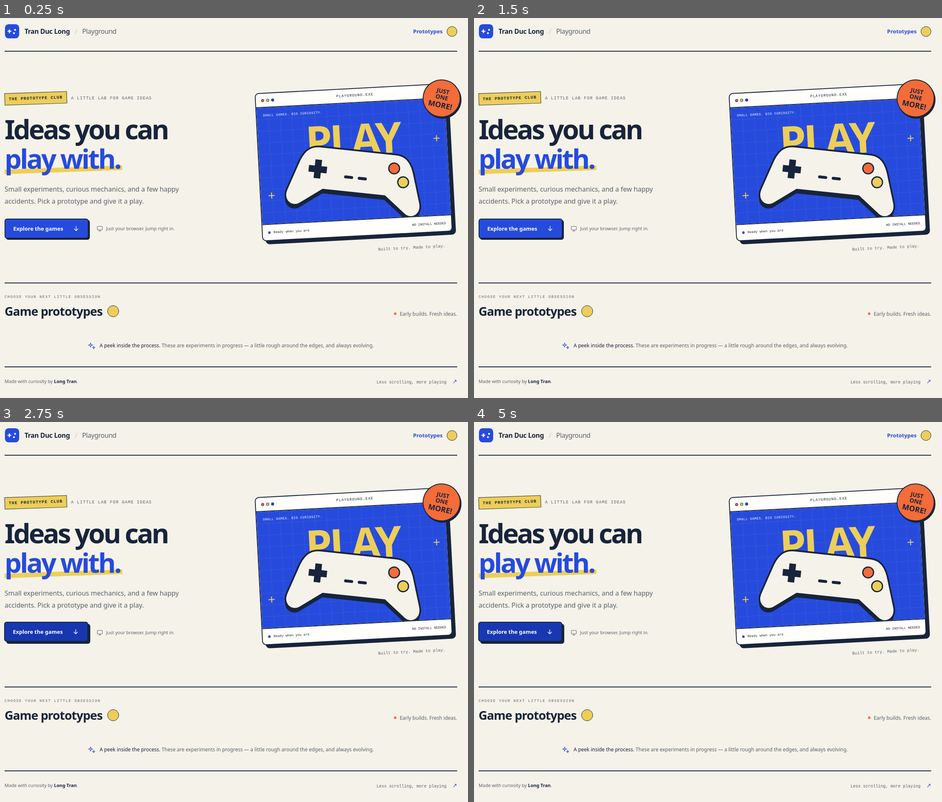
Above: before the commit, frames 1-4 (two rows, left to right).
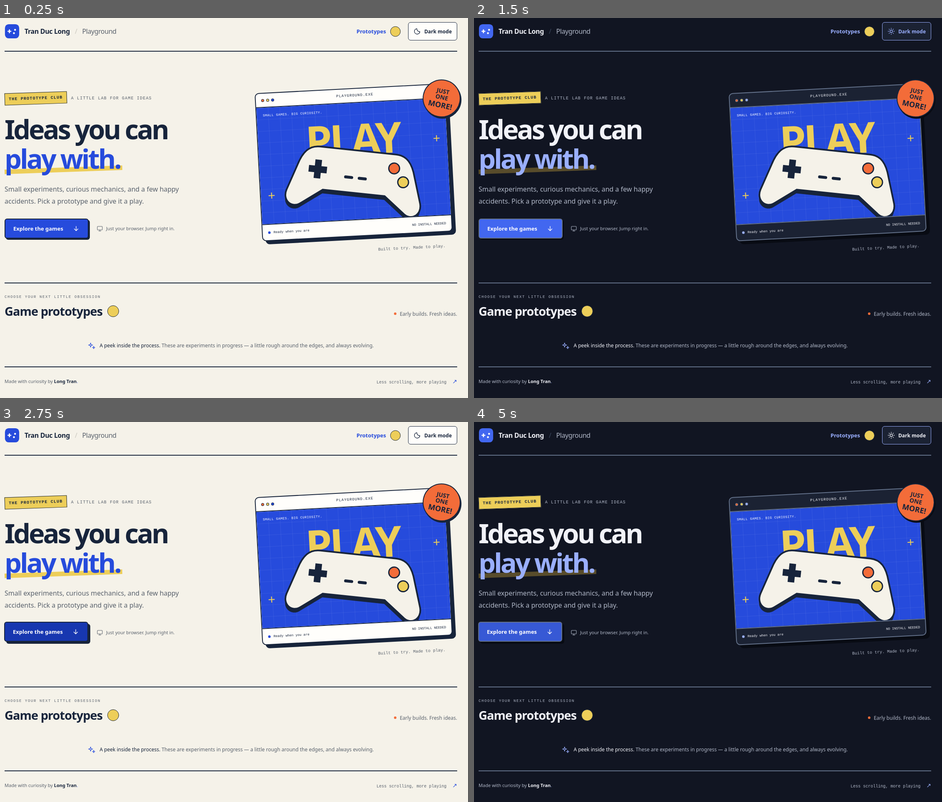
Above: after the commit, the same moments.

Repository: LongNoobb/PROTOTYPE_GAME_HTML5
Game: browser game, page site/index.html
Two runs of this game, one before a commit and one after it. Both use one fixed random seed, a clock stepped at 60 frames per second and the inputs below.
Inputs:
- Up to frame 1 (0.25 s): no input
- Up to frame 2 (1.5 s): click "Prototypes" (after the commit: "Dark mode") at 1.27 s
- Up to frame 3 (2.75 s): click "Prototypes" at 1.87 s; click "Prototypes" (after the commit: "Dark mode") at 2.02 s; click "Explore the games" at 2.47 s
- Up to frame 4 (5 s): click "Explore the games" at 3.07 s; click "Explore the games" at 3.67 s; click "Prototypes" at 4.27 s; click "Prototypes" (after the commit: "Dark mode") at 4.52 s; click "Explore the games" at 4.87 s

The runs differ from the first frame. In frame 1, 0.2% of the frame differs, in the area x 76-98%, y 1-6%; in frame 2, 86%, in the area x 0-100%, y 0-100%; in frame 3, 0.2%; in frame 4, 86%.

Commit message:
Add persistent dark mode to prototype homepage

Diff:
--- a/site/catalog.css
+++ b/site/catalog.css
@@ -11,6 +11,12 @@
   --yellow: #edce59;
   --line: #cbc9c0;
   --media-overlay: #17243bea;
+  --outline: #17243b;
+  --shadow: #17243b;
+  --label-ink: #17243b;
+  --button-bg: #264bdc;
+  --screen-bg: #264bdc;
+  --headline-mark: #edce59;
   --radius: 12px;
   --font-body: "Segoe UI", system-ui, sans-serif;
   --font-display: "Arial Black", "Segoe UI", sans-serif;
@@ -19,74 +25,96 @@
   color: var(--ink);
   background: var(--bg);
 }
+:root[data-theme="dark"] {
+  color-scheme: dark;
+  --bg: #111522;
+  --surface: #1b2233;
+  --ink: #f1f2f8;
+  --muted: #b1b8c8;
+  --accent: #9aafff;
+  --accent-hover: #3658d4;
+  --button-bg: #4267f0;
+  --line: #3b465b;
+  --outline: #64728b;
+  --shadow: #080b13;
+  --headline-mark: #584c2b;
+}
 * { box-sizing: border-box; }
 html { scroll-behavior: smooth; }
 body { margin: 0; -webkit-font-smoothing: antialiased; }
+button { font: inherit; touch-action: manipulation; }
 a { color: inherit; text-decoration: none; touch-action: manipulation; }
 svg { flex-shrink: 0; }
-a:focus-visible, .library:focus-visible { outline: 3px solid var(--accent); outline-offset: 6px; border-radius: 4px; }
-.skip-link { position: fixed; z-index: 10; top: 12px; left: 12px; padding: 12px 20px; color: var(--on-accent); background: var(--accent); border-radius: 6px; transform: translateY(-160%); }
+a:focus-visible, button:focus-visible, .library:focus-visible { outline: 3px solid var(--accent); outline-offset: 6px; border-radius: 4px; }
+.skip-link { position: fixed; z-index: 10; top: 12px; left: 12px; padding: 12px 20px; color: var(--on-accent); background: var(--button-bg); border-radius: 6px; transform: translateY(-160%); }
 .skip-link:focus { transform: translateY(0); }
 .catalog { width: min(100% - 112px, 1248px); margin: 0 auto; }
-.site-header { display: flex; align-items: center; justify-content: space-between; gap: 24px; min-height: 96px; border-bottom: 2px solid var(--ink); }
+.site-header { display: flex; align-items: center; justify-content: space-between; gap: 24px; min-height: 96px; border-bottom: 2px solid var(--outline); }
 .brand { display: inline-flex; align-items: center; gap: 12px; min-height: 44px; font-size: 16px; font-weight: 700; letter-spacing: -.4px; }
-.brand-mark { width: 36px; height: 36px; color: var(--accent); }
+.brand-mark { width: 36px; height: 36px; color: var(--button-bg); }
 .brand-divider { margin: 0 12px; color: var(--line); font-weight: 400; }
 .brand-section { color: var(--muted); font-weight: 400; }
-.navigation { font-size: 13px; font-weight: 650; }
+.navigation { display: flex; align-items: center; gap: 18px; font-size: 13px; font-weight: 650; }
 .navigation a { display: inline-flex; align-items: center; gap: 10px; min-height: 44px; }
 .navigation .current { color: var(--accent); }
-.nav-count { display: grid; place-items: center; min-width: 25px; min-height: 25px; padding: 0 5px; color: var(--ink); background: var(--yellow); border: 1px solid var(--ink); border-radius: 50%; font: 11px var(--font-mono); }
+.theme-toggle { display: inline-flex; justify-content: center; align-items: center; gap: 8px; min-width: 44px; min-height: 44px; padding: 0 12px; border: 1px solid var(--outline); border-radius: 6px; background: var(--surface); color: var(--ink); cursor: pointer; font-size: 12px; font-weight: 650; }
+.theme-toggle[hidden] { display: none; }
+.theme-toggle:hover { color: var(--accent); border-color: var(--accent); }
+.theme-toggle[aria-pressed="true"] { border-color: var(--accent); }
+.theme-toggle svg { width: 18px; height: 18px; }
+.theme-icon-sun, [data-theme="dark"] .theme-icon-moon { display: none; }
+[data-theme="dark"] .theme-icon-sun { display: block; }
+.nav-count { display: grid; place-items: center; min-width: 25px; min-height: 25px; padding: 0 5px; color: var(--label-ink); background: var(--yellow); border: 1px solid var(--label-ink); border-radius: 50%; font: 11px var(--font-mono); }
 .intro { display: grid; grid-template-columns: 1.15fr 1fr; align-items: center; gap: 60px; padding: 75px 0 83px; }
 .eyebrow { display: flex; align-items: center; flex-wrap: wrap; gap: 10px; margin: 0 0 24px; color: var(--muted); font: 10px/1.5 var(--font-mono); letter-spacing: 1.2px; text-transform: uppercase; }
-.eyebrow-label { padding: 6px 9px; background: var(--yellow); color: var(--ink); border: 1px solid var(--ink); transform: rotate(-2deg); font-weight: 700; }
+.eyebrow-label { padding: 6px 9px; background: var(--yellow); color: var(--label-ink); border: 1px solid var(--label-ink); transform: rotate(-2deg); font-weight: 700; }
 .status-dot { display: inline-block; width: 6px; height: 6px; flex: 0 0 6px; border-radius: 50%; background: var(--accent); }
 h1 { width: fit-content; margin: 0; font-family: var(--font-display); font-size: clamp(50px, 5.4vw, 76px); line-height: 1.09; font-weight: 900; letter-spacing: -4px; }
 h1 > span { position: relative; isolation: isolate; display: inline-block; color: var(--accent); }
-h1 > span::after { position: absolute; z-index: -1; content: ""; left: 0; right: -5px; bottom: 2px; height: 11px; background: var(--yellow); transform: rotate(-2deg); }
+h1 > span::after { position: absolute; z-index: -1; content: ""; left: 0; right: -5px; bottom: 2px; height: 11px; background: var(--headline-mark); transform: rotate(-2deg); }
 .description { max-width: 420px; margin: 25px 0 27px; color: var(--muted); font-size: 16px; line-height: 1.8; }
 .intro-actions { display: flex; align-items: center; flex-wrap: wrap; gap: 19px; }
-.button { display: inline-flex; justify-content: center; align-items: center; gap: 22px; min-height: 48px; padding: 0 19px; border: 2px solid var(--ink); border-radius: 6px; font-size: 13px; font-weight: 700; transition: background .18s, transform .18s, box-shadow .18s; }
+.button { display: inline-flex; justify-content: center; align-items: center; gap: 22px; min-height: 48px; padding: 0 19px; border: 2px solid var(--outline); border-radius: 6px; font-size: 13px; font-weight: 700; transition: background .18s, transform .18s, box-shadow .18s; }
 .button svg { width: 18px; height: 18px; }
-.button-primary { color: var(--on-accent); background: var(--accent); box-shadow: 3px 3px 0 var(--ink); }
-.button-primary:hover { background: var(--accent-hover); transform: translate(-1px, -2px); box-shadow: 5px 5px 0 var(--ink); }
-.button-primary:active { transform: translate(2px, 2px); box-shadow: 1px 1px 0 var(--ink); }
+.button-primary { color: var(--on-accent); background: var(--button-bg); box-shadow: 3px 3px 0 var(--shadow); }
+.button-primary:hover { background: var(--accent-hover); transform: translate(-1px, -2px); box-shadow: 5px 5px 0 var(--shadow); }
+.button-primary:active { transform: translate(2px, 2px); box-shadow: 1px 1px 0 var(--shadow); }
 .browser-note { display: inline-flex; align-items: center; gap: 7px; color: var(--muted); font-size: 11px; }
 .browser-note svg { width: 16px; height: 16px; }
 .hero-art { position: relative; width: 100%; max-width: 480px; padding: 13px 20px 28px 0; justify-self: end; }
-.arcade-window { overflow: hidden; border: 2px solid var(--ink); border-radius: 10px; background: var(--surface); box-shadow: 8px 8px 0 var(--ink); transform: rotate(-3deg); }
-.arcade-toolbar { display: flex; justify-content: space-between; align-items: center; gap: 10px; height: 34px; padding: 0 13px; border-bottom: 2px solid var(--ink); font: 9px var(--font-mono); letter-spacing: 1px; }
+.arcade-window { overflow: hidden; border: 2px solid var(--outline); border-radius: 10px; background: var(--surface); box-shadow: 8px 8px 0 var(--shadow); transform: rotate(-3deg); }
+.arcade-toolbar { display: flex; justify-content: space-between; align-items: center; gap: 10px; height: 34px; padding: 0 13px; border-bottom: 2px solid var(--outline); font: 9px var(--font-mono); letter-spacing: 1px; }
 .window-dots { display: flex; gap: 5px; }
-.window-dots i { width: 7px; height: 7px; border: 1px solid var(--ink); border-radius: 50%; }
+.window-dots i { width: 7px; height: 7px; border: 1px solid var(--outline); border-radius: 50%; }
 .window-dots i:first-child { background: var(--warm); }
 .window-dots i:nth-child(2) { background: var(--yellow); }
 .window-dots i:last-child { background: var(--accent); }
-.arcade-screen { position: relative; display: flex; justify- …(103 unchanged characters)… r(--on-accent); background-color: var(--accent); background-image: linear-gradient(#ff …(115 unchanged characters)…
+.arcade-screen { position: relative; display: flex; justify- …(103 unchanged characters)… r(--on-accent); background-color: var(--screen-bg); background-image: linear-gradient(#ff …(115 unchanged characters)…
 .screen-label { position: absolute; display: flex; justify-content: space-between; left: 15px; right: 15px; top: 14px; font: 8px var(--font-mono); letter-spacing: .5px; text-transform: uppercase; }
 .screen-word { font: 900 clamp(70px, 8.5vw, 120px)/1 var(--font-display); letter-spacing: -6px; color: var(--yellow); }
 .controller { position: absolute; width: 79%; height: auto; bottom: 8px; left: 11%; transform: rotate(9deg); }
 .screen-cross { position: absolute; font: 30px var(--font-mono); color: var(--yellow); }
 .cross-one { left: 17px; bottom: 49px; }
 .cross-two { right: 16px; top: 80px; }
-.arcade-status { display: flex; justify-content: space-between; align-items: center; gap: 10px; min-height: 39px; padding: 0 13px; border-top: 2px solid var(--ink); font: 8px var(--font-mono); }
+.arcade-status { display: flex; justify-content: space-between; align-items: center; gap: 10px; min-height: 39px; padding: 0 13px; border-top: 2px solid var(--outline); font: 8px var(--font-mono); }
 .arcade-status > span:first-child { display: inline-flex; align-items: center; gap: 7px; }
-.play-sticker { position: absolute; top: -8px; right: -8px;  …(75 unchanged characters)… ; height: 91px; border: 2px solid var(--ink); border-radius: 50%; background: var(--warm); box-shadow: 3px 3px 0 var(--ink); color: var(--ink); text-align: center; font: 900 14px/1.12 var(--font-display); transform: rotate(12deg); }
+.play-sticker { position: absolute; top: -8px; right: -8px;  …(75 unchanged characters)… ; height: 91px; border: 2px solid var(--label-ink); border-radius: 50%; background: var(--warm); box-shadow: 3px 3px 0 var(--shadow); color: var(--label-ink); text-align: center; font: 900 14px/1.12 var(--font-display); transform: rotate(12deg); }
 .play-sticker > span { font-size: 18px; }
 .art-caption { position: absolute; bottom: -5px; right: 28px; color: var(--muted); font: 10px var(--font-mono); transform: rotate(-3deg); }
 .library { scroll-margin-top: 30px; padding-bottom: 40px; }
-.library-heading { display: flex; justify-content: space-between; align-items: flex-end; flex-wrap: wrap; gap: 20px; padding: 27px 0 25px; border-top: 2px solid var(--ink); }
+.library-heading { display: flex; justify-content: space-between; align-items: flex-end; flex-wrap: wrap; gap: 20px; padding: 27px 0 25px; border-top: 2px solid var(--outline); }
 .section-eyebrow { margin-bottom: 8px; font-size: 9px; letter-spacing: 1.6px; }
 h2 { display: flex; align-items: center; gap: 12px; margin: 0; font-size: 29px; line-height: 1.25; font-weight: 750; letter-spacing: -1px; }
-.collection-count { display: grid; place-items: center; min-width: 28px; min-height: 28px; padding: 3px 7px; border: 1px solid var(--ink); border-radius: 50%; color: var(--ink); background: var(--yellow); font: 12px/1 var(--font-mono); letter-spacing: 0; }
+.collection-count { display: grid; place-items: center; min-width: 28px; min-height: 28px; padding: 3px 7px; border: 1px solid var(--label-ink); border-radius: 50%; color: var(--label-ink); background: var(--yellow); font: 12px/1 var(--font-mono); letter-spacing: 0; }
 .library-note { display: flex; align-items: center; gap: 8px; margin: 0 0 3px; color: var(--muted); font-size: 12px; }
 .library-note .status-dot { background: var(--warm); }
 .games { display: grid; grid-template-columns: repeat(3, minmax(0, 1fr)); gap: 24px; margin: 0; padding: 0; list-style: none; }
 .games > li { min-width: 0; }
-.game { display: flex; flex-direction: column; height: 100%; overflow: hidden; border: 2px solid var(--ink); border-radius: var(--radius); background: var(--surface); box-shadow: 4px 4px 0 var(--ink); transition: transform .2s, box-shadow .2s; }
-.game:hover { transform: translate(-2px, -4px); box-shadow: 7px 8px 0 var(--ink); }
-.game:active { transform: translate(2px, 2px); box-shadow: 2px 2px 0 var(--ink); }
+.game { display: flex; flex-direction: column; height: 100%; overflow: hidden; border: 2px solid var(--outline); border-radius: var(--radius); background: var(--surface); box-shadow: 4px 4px 0 var(--shadow); transition: transform .2s, box-shadow .2s; }
+.game:hover { transform: translate(-2px, -4px); box-shadow: 7px 8px 0 var(--shadow); }
+.game:active { transform: translate(2px, 2px); box-shadow: 2px 2px 0 var(--shadow); }
 .game:focus-visible { outline-offset: 7px; border-radius: var(--radius); }
-.game-art { position: relative; overflow: hidden; aspect-ratio: 1.6; background: var(--ink); border-bottom: 2px solid var(--ink); }
+.game-art { position: relative; overflow: hidden; aspect-ratio: 1.6; background: var(--label-ink); border-bottom: 2px solid var(--outline); }
 .game-art img { display: block; width: 100%; height: 100%; object-fit: cover; transition: transform .3s, filter .2s, opacity .2s; }
 .game:hover .game-art img { transform: scale(1.035); }
 .game-demo { position: absolute; inset: 0; width: 100%; height: 100%; object-fit: contain; opacity: 0; pointer-events: none; transition: opacity .2s; }
@@ -99,8 +127,8 @@
 .is-previewing .preview-label-playing { display: inline; }
 .preview-enabled:focus-visible .preview-hint { display: inline-flex; }
 @media (hover: hover) and (pointer: fine) { .preview-enabled .preview-hint { display: inline-flex; } }
-.game-number { position: absolute; top: 14px; left: 14px; padding: 6px 8px; border: 1px solid var(--ink); border-radius: 4px; color: var(--ink); background: var(--surface); font: 9px var(--font-mono); letter-spacing: .8px; }
-.build-badge { position: absolute; top: 14px; right: 14px; display: flex; align-items: center; gap: 6px; padding: 6px 8px; color: var(--ink); background: var(--yellow); border: 1px solid var(--ink); border-radius: 4px; font: 9px var(--font-mono); letter-spacing: .3px; }
+.game-number { position: absolute; top: 14px; left: 14px; padding: 6px 8px; border: 1px solid var(--outline); border-radius: 4px; color: var(--ink); background: var(--surface); font: 9px var(--font-mono); letter-spacing: .8px; }
+.build-badge { position: absolute; top: 14px; right: 14px; display: flex; align-items: center; gap: 6px; padding: 6px 8px; color: var(--label-ink); background: var(--yellow); border: 1px solid var(--label-ink); border-radius: 4px; font: 9px var(--font-mono); letter-spacing: .3px; }
 .build-badge .status-dot { width: 4px; height: 4px; flex-basis: 4px; }
 .game-body { display: flex; flex-direction: column; flex: 1; padding: 23px 22px 19px; }
 .game-category { margin: 0 0 10px; color: var(--accent); font: 10px var(--font-mono); letter-spacing: 1px; text-transform: uppercase; }
@@ -116,7 +144,7 @@
 .playtest-note p { margin: 0; font-size: 12px; line-height: 1.7; }
 .playtest-note p > span { color: var(--muted); }
 .empty { padding: 48px 24px; border: 1px dashed var(--muted); border-radius: var(--radius); color: var(--muted); line-height: 1.7; text-align: center; }
-.site-footer { display: flex; justify-content: space-between; align-items: center; gap: 16px; padding: 25px 0 30px; border-top: 2px solid var(--ink); color: var(--muted); font-size: 11px; line-height: 1.7; }
+.site-footer { display: flex; justify-content: space-between; align-items: center; gap: 16px; padding: 25px 0 30px; border-top: 2px solid var(--outline); color: var(--muted); font-size: 11px; line-height: 1.7; }
 .site-footer p { margin: 0; }
 .site-footer a { color: var(--ink); font-weight: 650; }
 .site-footer a:hover { color: var(--accent); }
@@ -160,7 +188,9 @@
   .site-header { min-height: 76px; gap: 12px; }
   .brand { font-size: 14px; gap: 9px; }
   .brand-mark { width: 30px; height: 30px; }
-  .navigation { font-size: 12px; }
+  .navigation { gap: 10px; font-size: 12px; }
+  .theme-toggle { padding: 0; }
+  .theme-toggle > span { display: none; }
   .nav-count { display: none; }
   .intro { gap: 35px; padding: 35px 0 39px; }
   .intro .eyebrow { gap: 10px; margin-bottom: 21px; font-size: 8px; letter-spacing: .8px; }
@@ -172,7 +202,7 @@
   .button { min-height: 48px; font-size: 12px; }
   .browser-note { font-size: 10px; }
   .hero-art { max-width: 350px; padding: 8px 15px 24px 7px; }
-  .arcade-window { box-shadow: 5px 5px 0 var(--ink); }
+  .arcade-window { box-shadow: 5px 5px 0 var(--shadow); }
   .arcade-screen { height: 205px; }
   .screen-word { font-size: 88px; }
   .screen-label { font-size: 6px; left: 10px; right: 10px; }
@@ -196,6 +226,11 @@
   .library { padding-bottom: 30px; }
   .site-footer { align-items: flex-start; flex-direction: column; gap: 10px; padding: 22px 0 26px; }
 }
+@media (max-width: 360px) {
+  .brand { font-size: 13px; gap: 7px; }
+  .site-header { gap: 8px; }
+  .navigation { gap: 8px; font-size: 11px; }
+}
 @media (prefers-reduced-motion: reduce) {
   html { scroll-behavior: auto; }
   *, *::before, *::after { transition: none !important; }
--- a/site/index.html
+++ b/site/index.html
@@ -7,6 +7,7 @@
   <meta name="theme-color" content="#f5f2e9">
   <title>Game Prototypes · Long Tran</title>
   <link rel="icon" href="./assets/playground.svg" type="image/svg+xml">
+  <script src="./theme.js"></script>
   <link rel="stylesheet" href="./catalog.css">
   <script src="./catalog.js" defer></script>
 </head>
@@ -20,6 +21,11 @@
       </div>
       <nav class="navigation" aria-label="Main navigation">
         <a class="current" href="#prototypes">Prototypes <span class="nav-count"><!-- COUNT --></span></a>
+        <button class="theme-toggle" type="button" aria-label="Dark mode" aria-pressed="false" title="Switch to dark mode" hidden>
+          <svg class="theme-icon-moon" viewBox="0 0 24 24" fill="none" aria-hidden="true"><path d="M20.5 13.2A8.7 8.7 0 0 1 10.8 3.5a8.8 8.8 0 1 0 9.7 9.7Z" stroke="currentColor" stroke-width="1.8" stroke-linecap="round" stroke-linejoin="round"/></svg>
+          <svg class="theme-icon-sun" viewBox="0 0 24 24" fill="none" aria-hidden="true"><circle cx="12" cy="12" r="4" stroke="currentColor" stroke-width="1.8"/><path d="M12 2v2m0 16v2M2 12h2m16 0h2M5 5l1.5 1.5m11 11L19 19M5 19l1.5-1.5m11-11L19 5" stroke="currentColor" stroke-width="1.8" stroke-linecap="round"/></svg>
+          <span>Dark mode</span>
+        </button>
       </nav>
     </header>
     <main>
--- /dev/null
+++ b/site/theme.js
@@ -0,0 +1,39 @@
+(() => {
+  'use strict';
+
+  const storageKey = 'prototype-theme';
+  const systemDark = matchMedia('(prefers-color-scheme: dark)');
+  const validPreference = value => value === 'light' || value === 'dark' ? value : null;
+  let preference = null;
+  try { preference = validPreference(localStorage.getItem(storageKey)); } catch { /* Storage may be blocked. */ }
+
+  const applyTheme = () => {
+    const dark = (preference ?? (systemDark.matches ? 'dark' : 'light')) === 'dark';
+    document.documentElement.dataset.theme = dark ? 'dark' : 'light';
+    document.querySelector('meta[name="theme-color"]').content = dark ? '#111522' : '#f5f2e9';
+    const toggle = document.querySelector('.theme-toggle');
+    if (toggle) {
+      toggle.setAttribute('aria-pressed', String(dark));
+      toggle.title = dark ? 'Switch to light mode' : 'Switch to dark mode';
+    }
+  };
+
+  // Runs before the stylesheet so a saved dark preference never paints a light page first.
+  applyTheme();
+  document.addEventListener('DOMContentLoaded', () => {
+    const toggle = document.querySelector('.theme-toggle');
+    toggle.hidden = false;
+    applyTheme();
+    toggle.addEventListener('click', () => {
+      preference = document.documentElement.dataset.theme === 'dark' ? 'light' : 'dark';
+      try { localStorage.setItem(storageKey, preference); } catch { /* Keep the in-page choice working. */ }
+      applyTheme();
+    });
+  });
+  systemDark.addEventListener('change', applyTheme);
+  addEventListener('storage', event => {
+    if (event.key !== storageKey && event.key !== null) return;
+    preference = validPreference(event.newValue);
+    applyTheme();
+  });
+})();
Not shown, changed: DESIGN.md
